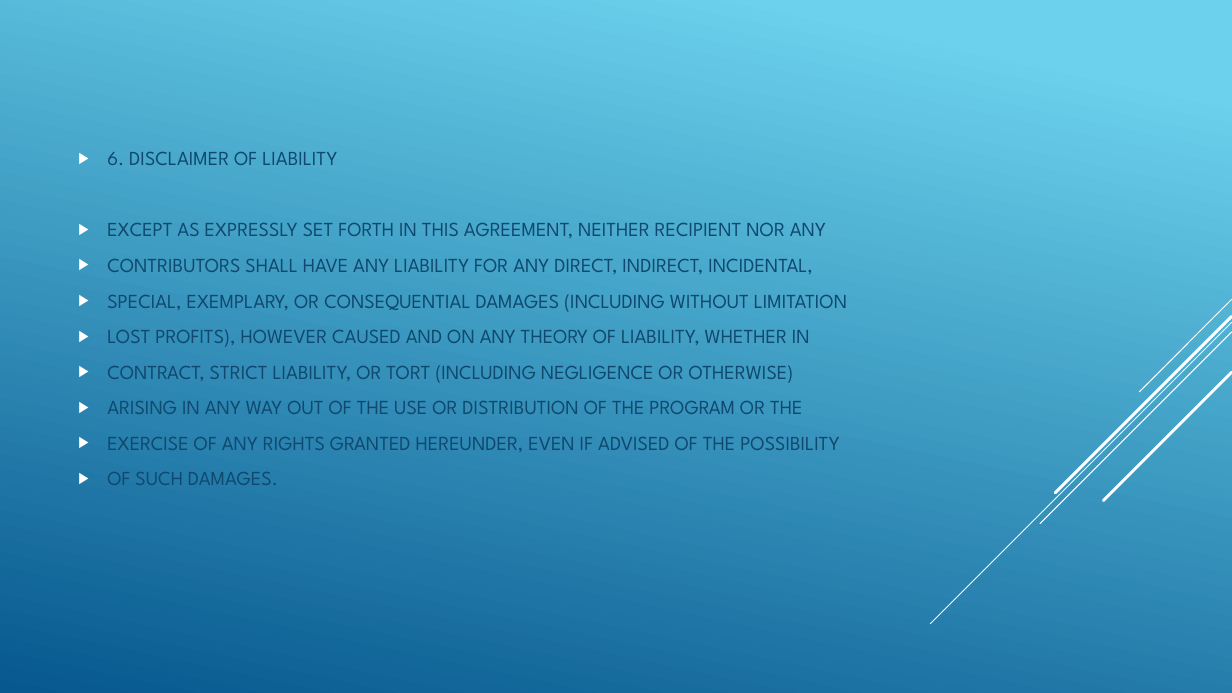
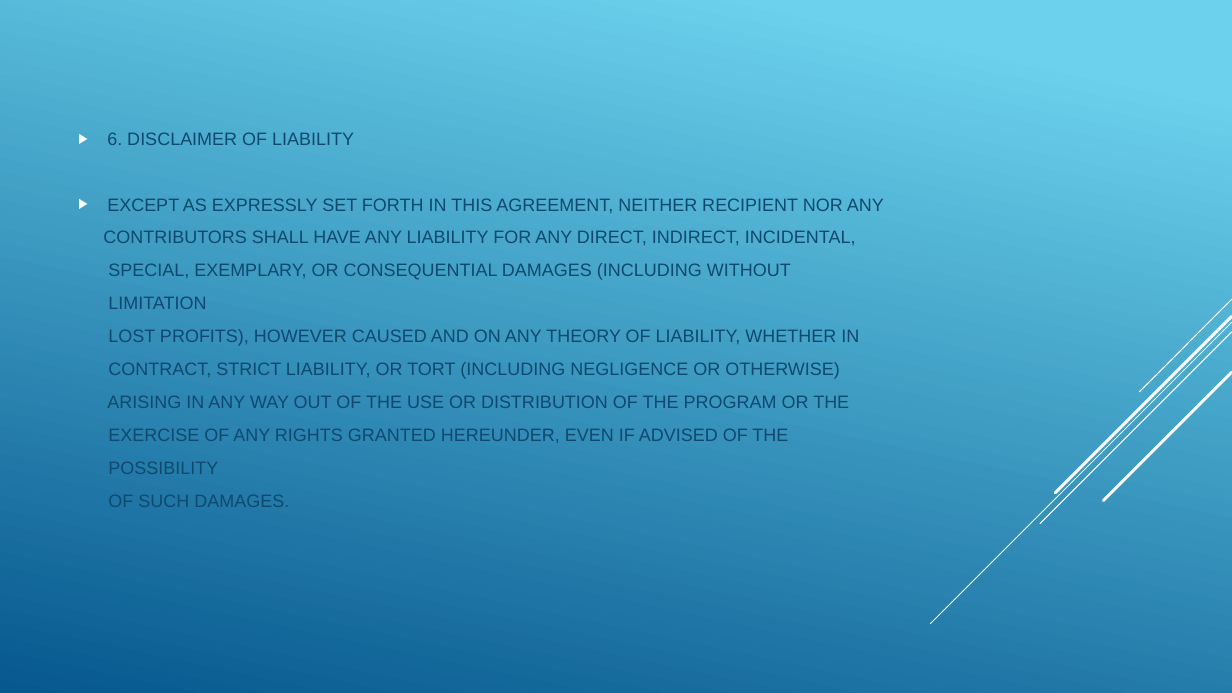
Before and after one commit to Vitoriano1454/ProjetoTCC, a slide deck: slide 24 of Github-Projeto.pptx. Drawn at 1232x693 pixels with LibreOffice and Linux fonts; fonts in the diff are those of the drawing. Boxes give left, top, right and bottom in pixels: in the first picture for what was removed or moved away, otherwise in the second. Text is boxed around its words. In the diff, an @@ line names an element or a change of style, - is before the commit and + after.

```diff
--- a/Github-Projeto.pptx
+++ b/Github-Projeto.pptx
@@ text at bbox=[103, 132, 884, 507]: size 15.5 to 14 pt, font League Spartan to Arial in "6. DISCLAIMER OF LIABILITY", "EXCEPT AS EXPRESSLY SET FORTH IN THIS ...", "CONTRIBUTORS SHALL HAVE ANY LIABILITY FOR ANY ...", "LOST PROFITS), HOWEVER CAUSED AND ON ANY ..." and 3 more places; bullet ▶ to none @@
@@ text at bbox=[108, 263, 791, 309]: text changed; size 15.5 to 14 pt; font League Spartan to Arial @@
-▶ SPECIAL, EXEMPLARY, OR CONSEQUENTIAL DAMAGES (INCLUDING WITHOUT LIMITATION
+SPECIAL, EXEMPLARY, OR CONSEQUENTIAL DAMAGES (INCLUDING WITHOUT
+LIMITATION
@@ text at bbox=[108, 429, 788, 474]: text changed; size 15.5 to 14 pt; font League Spartan to Arial @@
-▶ EXERCISE OF ANY RIGHTS GRANTED HEREUNDER, EVEN IF ADVISED OF THE POSSIBILITY
+EXERCISE OF ANY RIGHTS GRANTED HEREUNDER, EVEN IF ADVISED OF THE
+POSSIBILITY
```
Also in this commit, not shown: 29 other slides changed.
